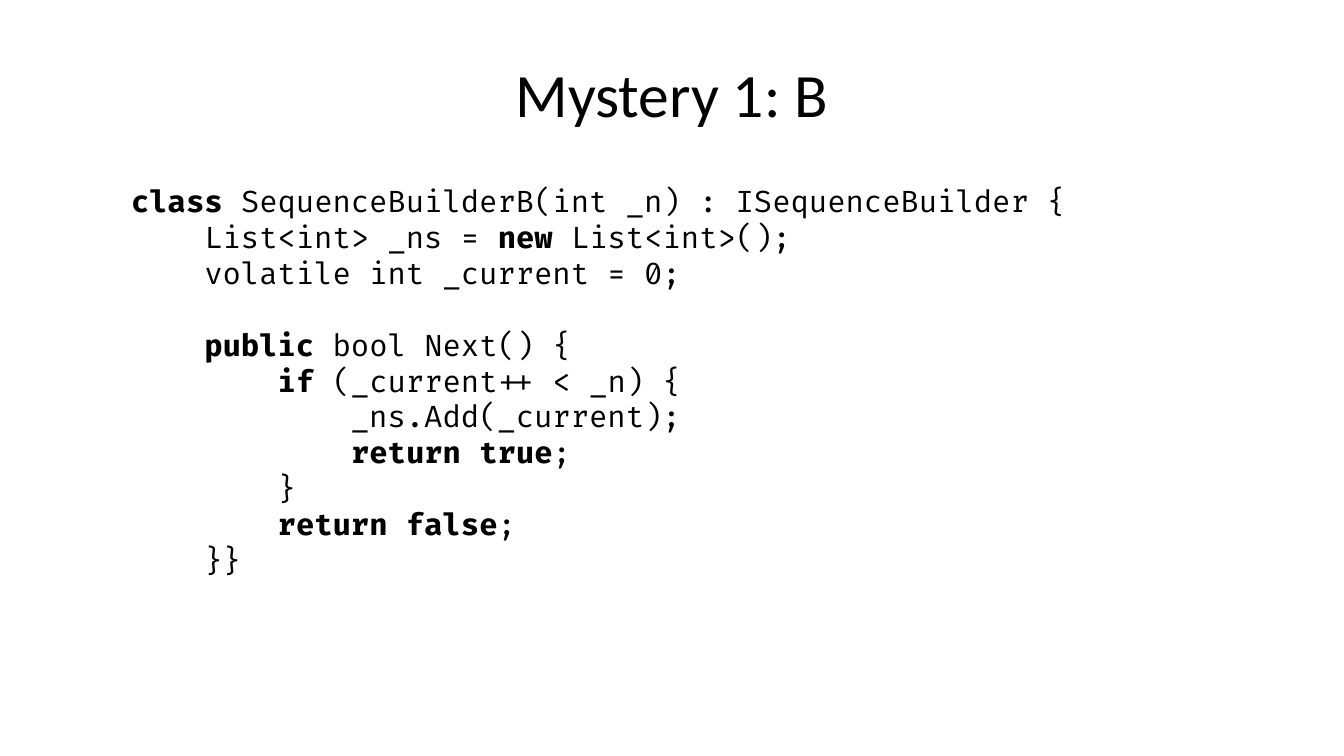
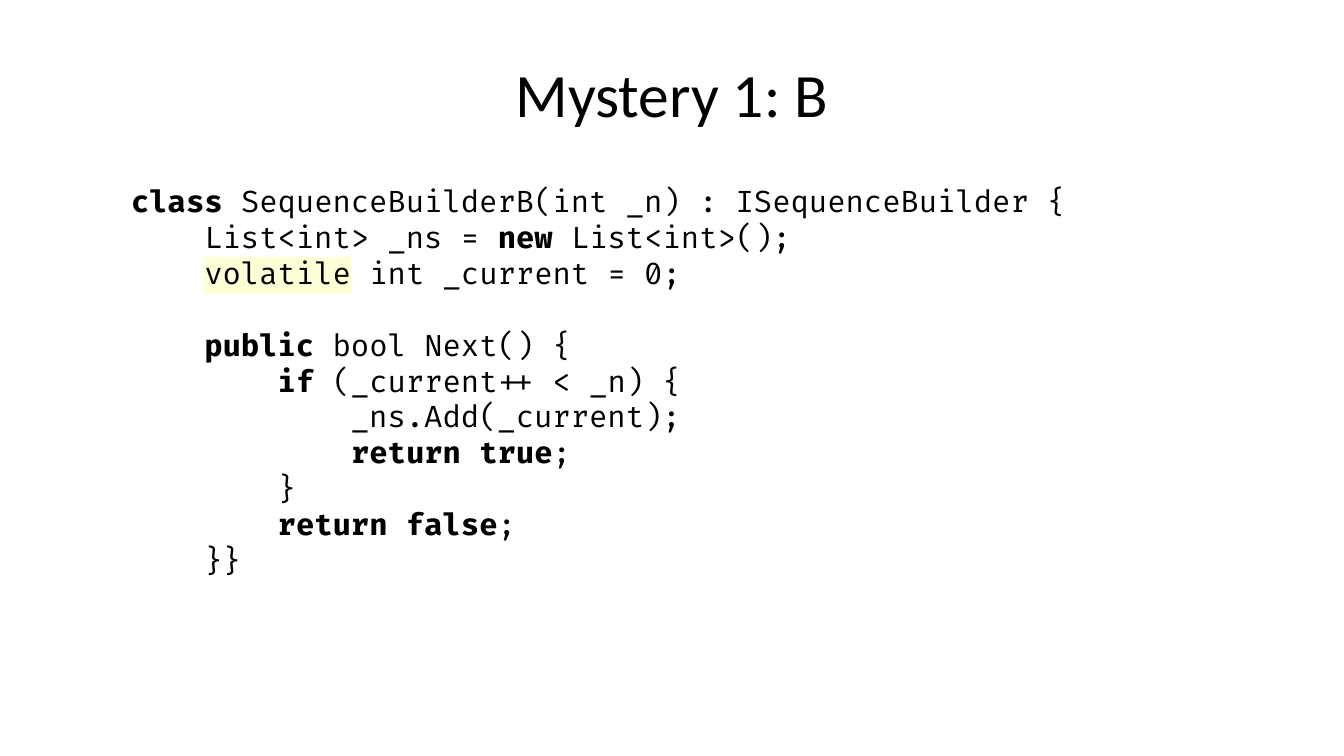
Before and after one commit to fbie/threading-mysteries, a slide deck: slide 14 of slides/slides.odp. Drawn at 1344x756 pixels with LibreOffice and Linux fonts; fonts in the diff are those of the drawing. Boxes give left, top, right and bottom in pixels: in the first picture for what was removed or moved away, otherwise in the second. Text is boxed around its words. In the diff, an @@ line names an element or a change of style, - is before the commit and + after.

```diff
--- a/slides/slides.odp
+++ b/slides/slides.odp
@@ text "class SequenceBuilderB(int _n) : ISequenceBuilder ..." at box(131, 188, 1029, 541): highlight none to #FFFFD7 in "volatile" @@
```
Also in this commit, not shown: 7 other slides changed.
